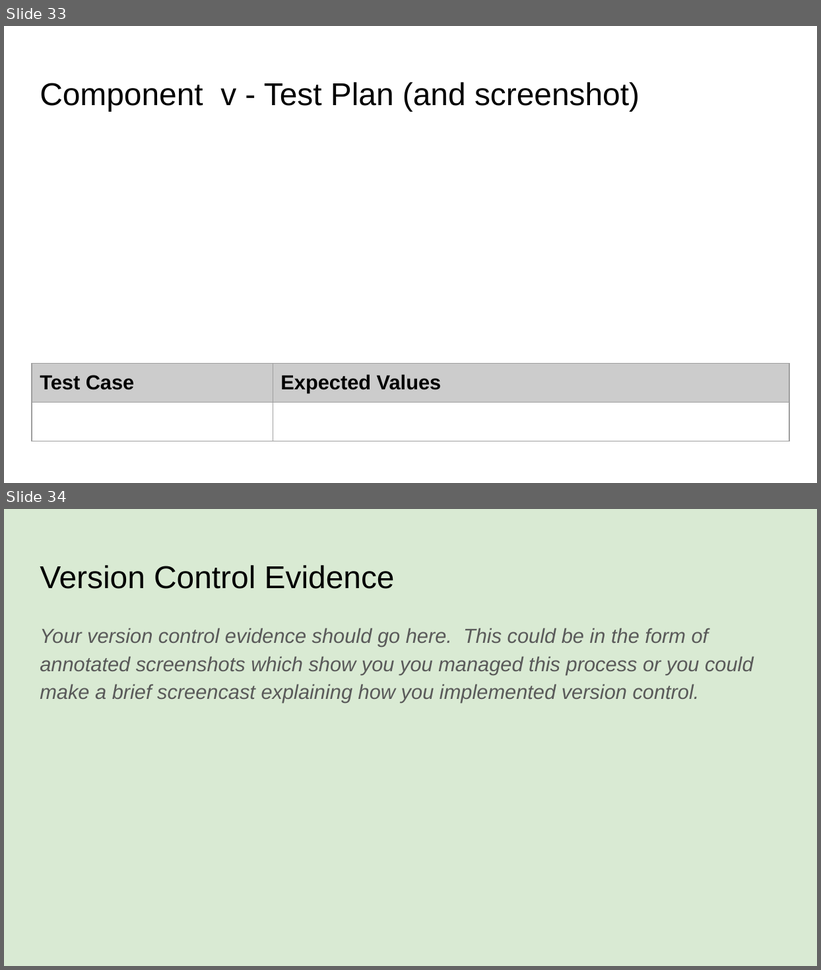
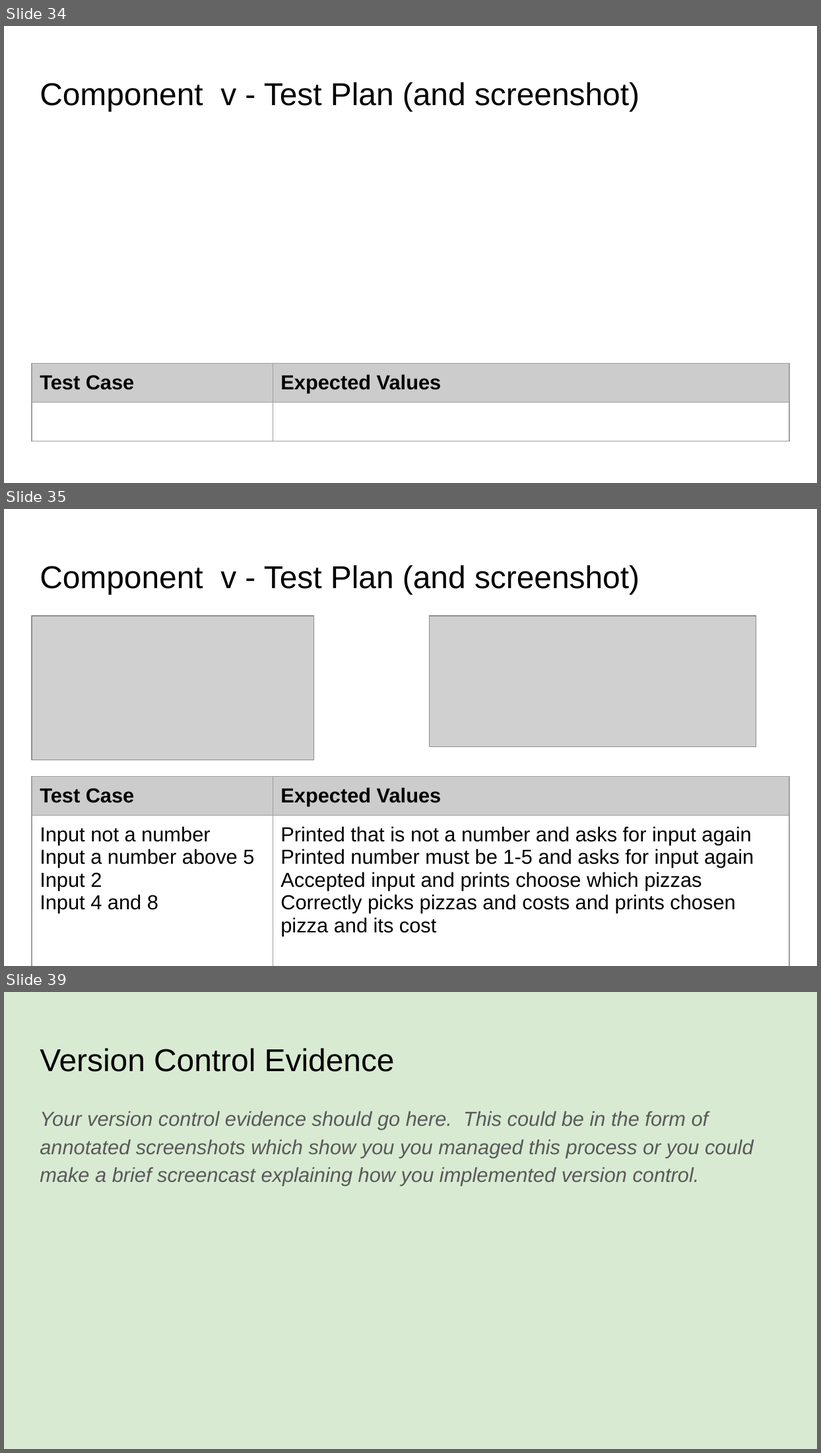
Before and after one commit to KaitlinEus/Pizza_bot, a slide deck: Python.pptx. Shown one above the other, each under a label of ours: slides 33 and 34 before the commit, slides 34, 35 and 39 after it; the slides between them are not shown. The pictures are 821x970 and 821x1453 pixels, drawn with LibreOffice and Linux fonts; fonts in the diff are those of the drawing; grey boxes stand for pictures. Boxes give left, top, right and bottom in pixels: in the first picture for what was removed or moved away, otherwise in the second. Text is boxed around its words. In the diff, an @@ line names an element or a change of style, - is before the commit and + after.

Commit message:
Added validation to num_pizzas
Added validation to num_pizzas entry to restrict num to between 1-5 and only accepts a valid integer

```diff
--- a/Python.pptx
+++ b/Python.pptx
@@ slide 35 added at (4, 509, 817, 966), background #FFFFFF @@
@@ title added at (40, 565, 640, 594), 28 pt, text #000000 @@
+Component v - Test Plan (and screenshot)
@@ picture added at (32, 617, 314, 760) @@
@@ picture added at (429, 617, 756, 747) @@
@@ table added at (32, 776, 789, 966), 2 rows, 2 columns @@
+Test Case | Expected Values
+Input not a number / Input a number above 5 / Input 2 / Input 4 and 8 | Printed that is not a number and asks for input again / Printed number must be 1-5 and asks for input again / Accepted input and prints choose which pizzas / Correctly picks pizzas and costs and prints chosen pizza and its cost
@@ what was slide 33 is now slide 34 @@
@@ what was slide 34 is now slide 39 @@
```
Also in this commit, not shown: 4 other slides added, 1 other file.
